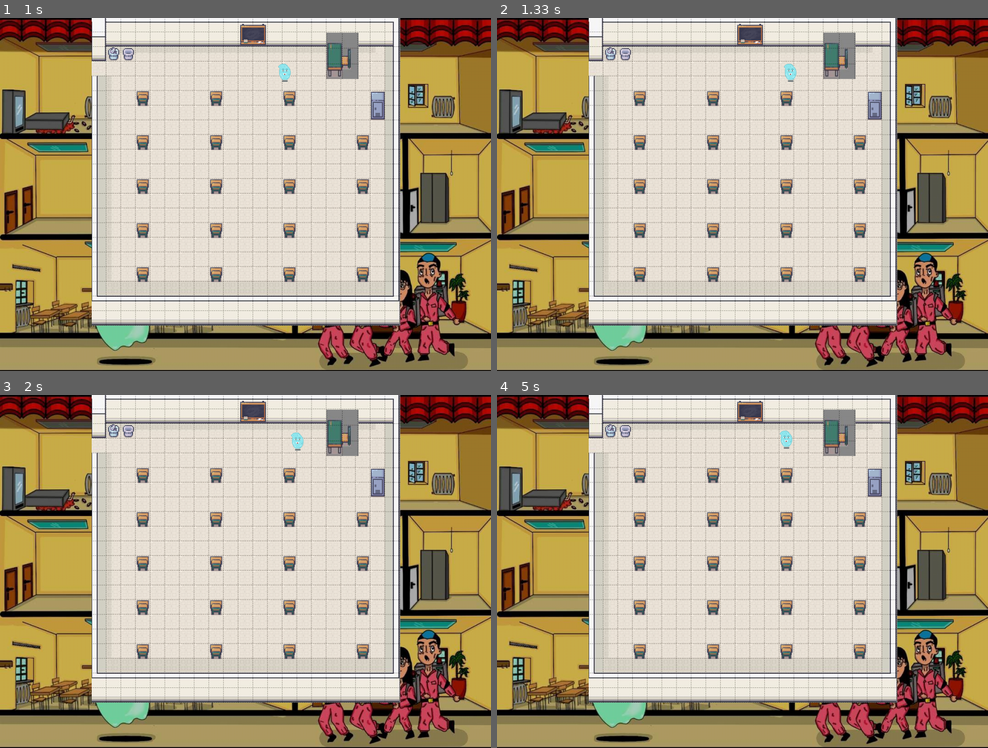
Above: before the commit, frames 1-4 (two rows, left to right).
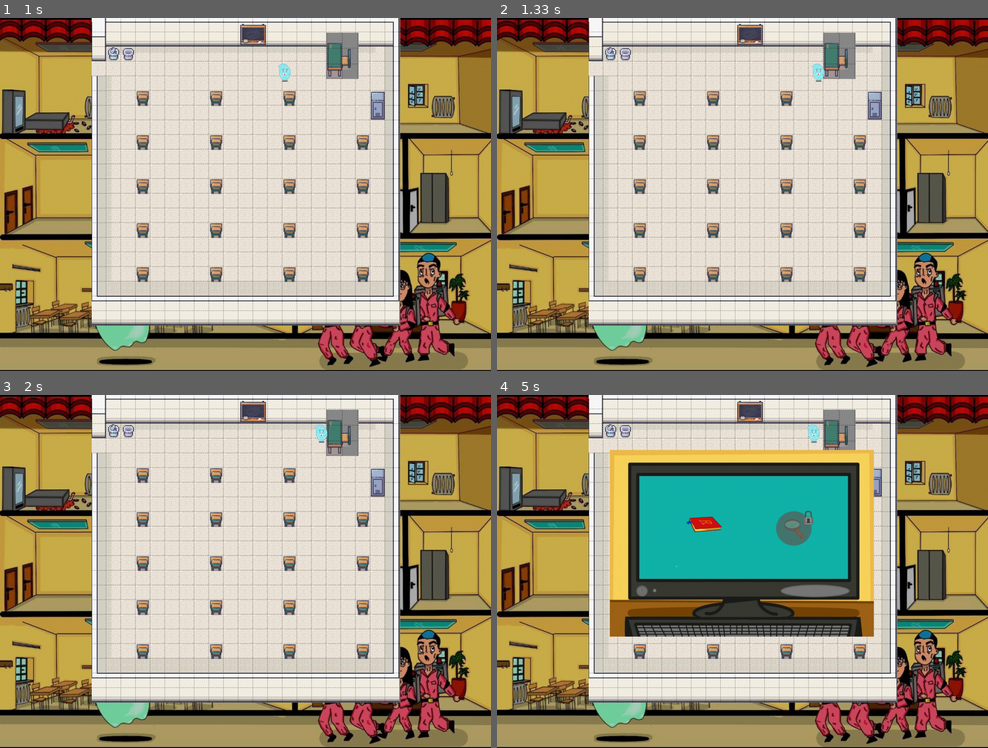
Above: after the commit, the same moments.

Repository: itisrivoira/SoulEnigmistaEsameGhostato
Game: pygame game, started from PYGAME/home.py
Same seed, same stepped clock (60 frames per second), same inputs: the game is played once before the commit and once after it.
Inputs (mouse positions are in pixels of both pictures, inside the frame that each line leads up to):
- Up to frame 1 (1 s): click "Play" at 0.38 s; click (225, 208) at 0.72 s
- Up to frame 2 (1.33 s): hold Right from 1 s (still down)
- Up to frame 3 (2 s): release Right at 1.47 s; hold Up 1.5-1.8 s
- Up to frame 4 (5 s): hold Left 2.33-2.87 s; hold Down 2.9-3.2 s; hold Left 3.23-3.63 s; hold Up 3.67-4.03 s; hold Right 4.07-4.7 s; tap Enter at 4.73 s

Frame 1 is identical in both runs. In frame 2, 0.2% of the frame differs, in the area x 58-67%, y 12-19%; in frame 3, 0.2%; in frame 4, 29%, in the area x 22-77%, y 8-69%.

Commit message:
8 maggio

Diff:
--- a/PYGAME/home.py
+++ b/PYGAME/home.py
@@ -1,7 +1,6 @@
 
 import pygame,sys
 pygame.init()
-
 FPS=60
 clock = pygame.time.Clock()
 clock.tick(FPS)
@@ -28,6 +27,9 @@
 
 global mostraOgg
 mostraOgg=[]
+
+global strumenti
+strumenti=[]
 
 global mostraZaino
 mostraZaino=nulla
@@ -63,11 +65,12 @@
 corridoio=pygame.image.load("img/corridoio.png").convert_alpha()
 porta=pygame.image.load("img/porta.png").convert_alpha()
 schermataArm=pygame.image.load("img/armadioApertoVuoto.png").convert()
-acqua=pygame.image.load("img/acqua.jpg").convert()
+acqua=pygame.image.load("img/acqua.jpg").convert_alpha()
+so3=pygame.image.load("img/so3.jpeg").convert_alpha()
+acido=pygame.image.load("img/acido.jpg").convert_alpha()
 logo=pygame.transform.smoothscale(logo, (772, 222))
 zaino=pygame.transform.smoothscale(classe5C, (200, 200))
 bancoChimica=pygame.image.load("img/Banco2.png").convert_alpha()
-
 
 pygame.display.set_icon(icona)
 pygame.display.set_caption("SOUL'ENIGMISTA")
@@ -91,12 +94,15 @@
         SCREEN.blit(self.img,(self.x,self.y))
 
 class Strumento:
-    def __init__(self,img="",x=0,y=0,width=0,heigth=0):
+    def __init__(self,nome="",img="",x=0,y=0,width=0,heigth=0):
         self.img=img
         self.x=x
         self.y=y
         self.x2=x+width
         self.y2=y+heigth
+        self.nome=nome
+        strumenti.append(self)
+
     def mostraOgg(self):
         SCREEN.blit(self.img,(self.x,self.y))
 
@@ -201,16 +207,16 @@
         self.direzione=""
 
     def vaiSu(self):
-        self.vely-=1
+        self.vely-=5
 
     def vaiGiu(self):
-        self.vely+=1
+        self.vely+=5
 
     def vaiDx(self):
-        self.velx+=1
+        self.velx+=5
 
     def vaiSx(self):
-        self.velx-=1
+        self.velx-=5
 
     def ferma(self):
         self.vely=0
@@ -237,8 +243,12 @@
     i=0
     SCREEN.blit(zaino,(0,0))
     for obj in Bag:
-        SCREEN.blit(obj.img,(850+(i%7)*32,800+int(i/7)))
+        obj.x=i*50
+        print(i)
+        obj.y=0
+        obj.mostraOgg()
         i=i+1
+
 
 def  alza():
     pygame.mixer.music.set_volume(pygame.mixer.music.get_volume()+0.100)
@@ -268,9 +278,15 @@
             mostraZaino=apriZaino
 
 
-def aggOggSch(oggetto,assegna):
+def aggOggSch(oggetti,assegna):
     assegna()
-    mostraOgg.append(oggetto)
+    flag=0
+    for oggetto in oggetti:
+        for obj in Bag:
+                if oggetto.nome==obj.nome:
+                    flag=1
+        if flag==0:
+            mostraOgg.append(oggetto)
 
 
 def cambiaStanza(stanza,xSoul,ySoul):
@@ -316,10 +332,12 @@
 Oggetto("corridoio",porta,32,128,928,96,lambda: cambiaStanza(stz5c,232,96))
 Oggetto("corridoio",porta,64,32,160,64,lambda: cambiaStanza(stzChimica,768,556))
 
-strAcqua=Strumento(acqua,500,200,32,32)
+strAcqua=Strumento("acqua",acqua,500,200,32,32)
+strSo3=Strumento("so3",so3,600,200,32,32)
 Oggetto("Chimica",porta,64,32,746,588,lambda: cambiaStanza(stzCorridoio,160,96))
-Oggetto("Chimica",armadio,32,64,320,32,lambda:aggOggSch(strAcqua,lambda: assegna(lambda:apriSchermata(schermataArm,246,120))))
+Oggetto("Chimica",armadio,32,64,320,32,lambda:aggOggSch([strAcqua,strSo3],lambda: assegna(lambda:apriSchermata(schermataArm,246,120))))
 Oggetto("Chimica",bancoChimica,129,97,320,150,lambda:assegna( lambda:apriSchermata(computer,246,120))) #modificare
+
 #creazione banchi
 xO=135
 yO=160
@@ -496,10 +514,10 @@
 
             if evento.type ==pygame.MOUSEBUTTONDOWN:
                 x,y=evento.pos
-                if x>strAcqua.x and x<strAcqua.x2 and y>strAcqua.y and y<strAcqua.y2:
-
-                    mostraOgg.remove(strAcqua)
-                    Bag.append(strAcqua)
+                for str in strumenti:
+                    if x>str.x and x<str.x2 and y>str.y and y<str.y2:
+                        mostraOgg.remove(str)
+                        Bag.append(str)
 
 
 
Binary file removed: PYGAME/img/armadio3.png
Binary file removed: PYGAME/img/estintore.png
Binary file removed: PYGAME/img/lavagna2.png
Binary file removed: PYGAME/img/porta1.png
Binary file removed: PYGAME/img/porta2.png
Binary file removed: PYGAME/img/provettePX.png
Binary file added: PYGAME/img/so3.jpeg
Not shown, added: webapp/package-lock.json
Not shown, changed: webapp/package.json
Not shown, added: webapp/server/Server.js
Not shown, added: webapp/server/package-lock.json
Not shown, changed: webapp/src/App.js
(and 5 more such lines)
